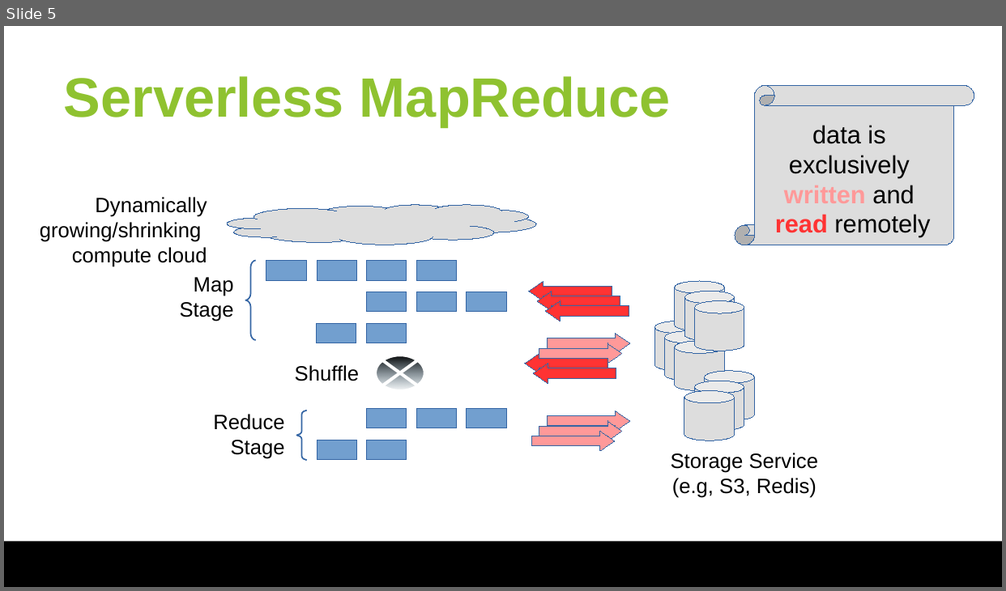
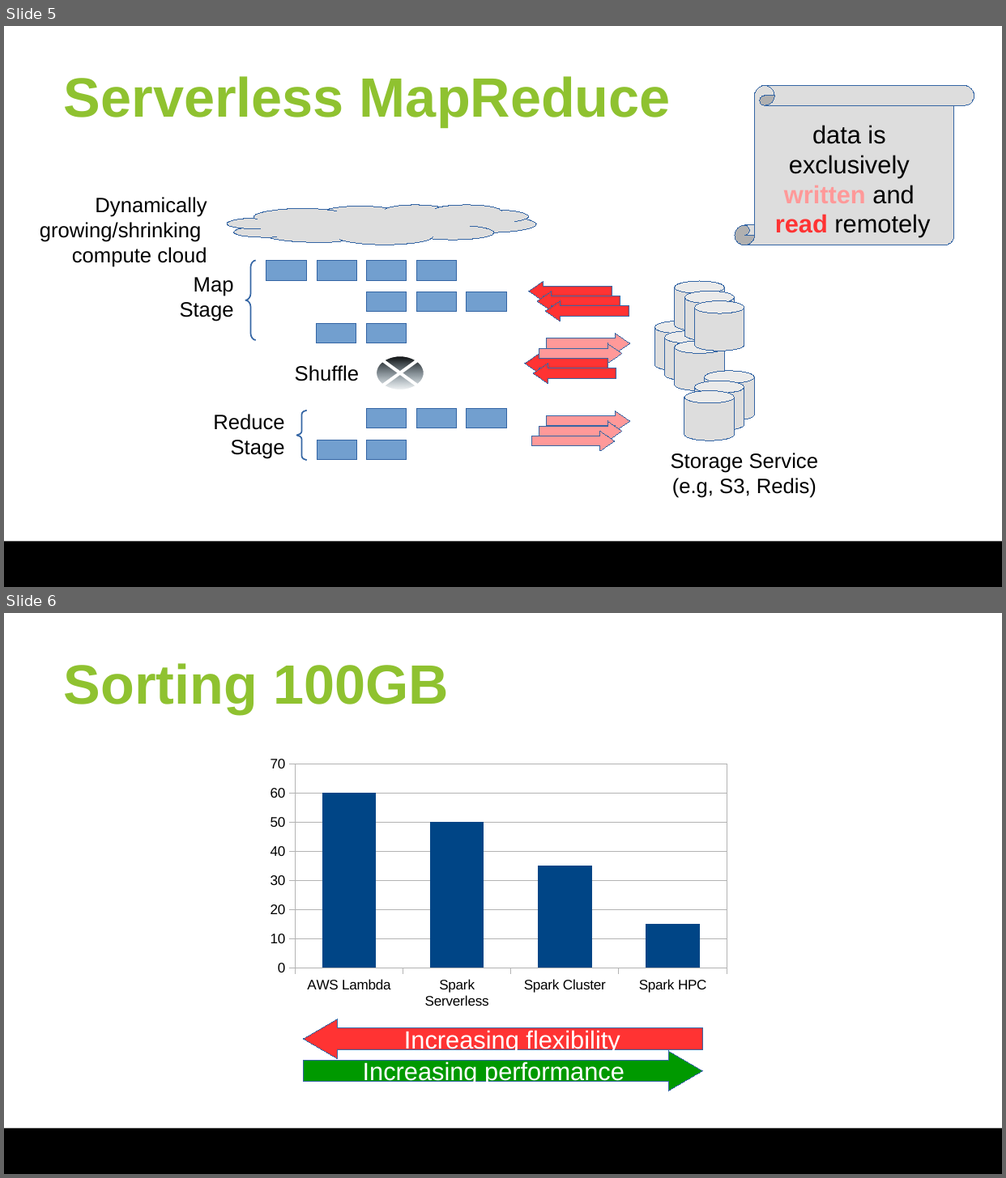
Before and after one commit to huangyibo/spark-summit-18, a slide deck: slides/spark-summit-18.odp. Shown one above the other, each under a label of ours: slide 5 before the commit, slides 5 and 6 after it. The pictures are 1006x591 and 1006x1178 pixels, drawn with LibreOffice and Linux fonts; fonts in the diff are those of the drawing; background and template pictures are left out. Boxes give left, top, right and bottom in pixels: in the first picture for what was removed or moved away, otherwise in the second. Text is boxed around its words. In the diff, an @@ line names an element or a change of style, - is before the commit and + after.

```diff
--- a/slides/spark-summit-18.odp
+++ b/slides/spark-summit-18.odp
@@ slide 6 added at (4,613,1002,1174), background #FFFFFF; not listed: 1 template element that a slide beside it also shows @@
@@ title added at (64,663,449,714), 40 pt, text #8FC230, bold @@
+Sorting 100GB
@@ column chart added at (261,751,735,1014) @@
+categories: AWS Lambda, Spark Serverless, Spark Cluster, Spark HPC
+Series 1: 60, 50, 35, 15
@@ left arrow added at (304,1019,702,1059), fill #FF3333, outline #3465A4 0 pt, 18 pt, text #FFFFFF @@
+Increasing flexibility
@@ left arrow added at (304,1051,702,1091), fill #009900, outline #3465A4 0 pt, 18 pt, text #FFFFFF @@
+Increasing performance
```
Also in this commit, not shown: 2 slides changed, 3 other slides added.
